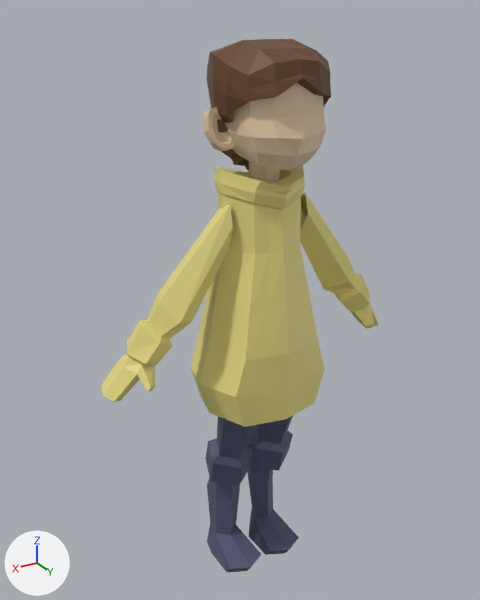
Two versions of the Blender file modelsBlender/Character.blend, one commit apart.
One viewpoint serves both versions: a 50 mm camera at (2.54, 4.03, 4.5) aimed at (0.09, -0.04, 2.47). Lighting does not change. The marker at lower left points along +X, +Y and +Z. The picture after the commit comes second.
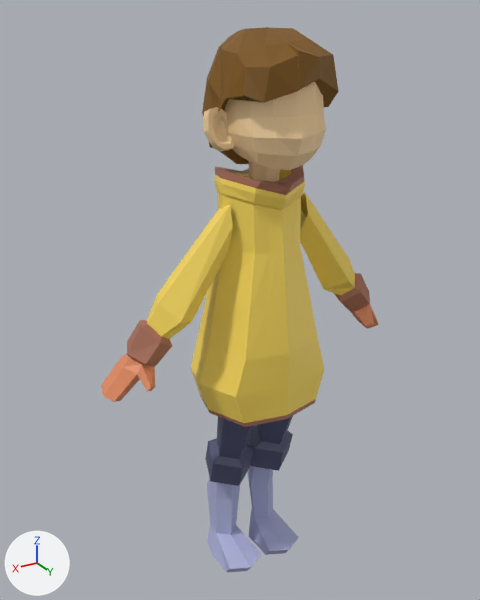
Changed parts and their boxes (x1, y1, x2, y2) in the pictures (480 x 600 px):
'Cube', recoloured: (191, 165, 324, 427) in both
'Cylindre.001', recoloured: (101, 193, 379, 402) in both
'Cylindre', recoloured (dark blue to blue): (207, 416, 299, 572) in both
'Cube.004', added: after (202, 27, 339, 164)
    faces in mat_cheveux (brown #7e5503): (202, 27, 339, 164)
'Cube.003', no longer drawn (brown): before (207, 39, 331, 170)
'Cube.001', recoloured: (228, 88, 326, 170) in both
'Cube.002', recoloured: (203, 107, 234, 151) in both
part 1 of me_cube, added: after (191, 190, 324, 427)
part 2 of me_cube, recoloured (yellow to brown): (215, 165, 304, 195) in both
part 3 of me_cylindre_002, recoloured (dark blue to blue): (207, 465, 299, 572) in both
part 4 of me_cylindre_003, recoloured: (127, 273, 370, 366) in both
part 5 of me_cylindre_003, recoloured: (101, 304, 379, 402) in both

Diff of the bpy script that builds the scene:
```diff
--- a/modelsBlender/Character.blend.py
+++ b/modelsBlender/Character.blend.py
@@ mat_material @@
 mat_material = principled_material('Material')
-mat_material.base_color = (0.801, 0.707, 0.23)  # yellow #e7db84
+mat_material.base_color = (1.0, 0.737, 0.114)  # yellow #ffdf5f
@@ mat_peau @@
 mat_peau = principled_material('Peau')
-mat_peau.base_color = (0.8, 0.613, 0.405)  # beige #e7cdab
+mat_peau.base_color = (1.0, 0.708, 0.38)  # beige #ffdba6
@@ mat_matériau @@
+mat_matériau = principled_material('Matériau')
+mat_matériau.base_color = (0.8, 0.276, 0.127)  # orange #e78f64
@@ mat_couleur_manteau @@
+mat_couleur_manteau = principled_material('couleur_manteau')
+mat_couleur_manteau.base_color = (0.415, 0.166, 0.104)  # brown #ac715b
@@ mat_boots @@
+mat_boots = principled_material('boots')
+mat_boots.base_color = (0.43, 0.455, 0.715)  # blue #afb4dc
@@ mat_cheveux @@
+mat_cheveux = principled_material('cheveux')
+mat_cheveux.base_color = (0.209, 0.09, 0.000907)  # brown #7e5503
@@ me_cube @@
 # used by ob_cube; location = (0.001, 0.124, 2.595); scale = (-0.377, -0.377, -0.377)
-me_cube.from_pydata(...)  # 119 vertices, 96 faces; spans x -1.44..0.0, y -1.0..1.0, z -2.5..2.53
+me_cube.from_pydata(...)  # 183 vertices, 153 faces; spans x -1.44..0.0, y -1.0..1.0, z -2.5..2.53
+# me_cube part 1: 64 vertices added at x -1.44..0.0, y -1.0..1.0, z -2.04..2.53
+# me_cube part 2: 12 faces spanning x -0.91..0.0, y -0.85..0.87, z -2.5..-2.09 switch from mat_material (yellow #e7db84) to mat_couleur_manteau (brown #ac715b)
@@ me_cylindre_002 @@
 me_cylindre_002.from_pydata(...)  # 56 vertices, 51 faces; spans x -1.17..1.17, y -2.7..1.11, z -9.13..1.15
 # used by ob_cylindre; location = (0.204, 0.163, 1.559); scale = (0.169, 0.169, 0.169)
+# me_cylindre_002 part 3: all 26 faces centred in x -0.88..0.87, y -2.54..0.55, z -9.13..-4.89 switch from mat_matériau_001 (dark blue #535573) to mat_boots (blue #afb4dc)
@@ me_cylindre_003 @@
 me_cylindre_003.from_pydata(...)  # 49 vertices, 45 faces; spans x -1.09..0.92, y -1.61..0.6, z -8.95..0.56
 # used by ob_cylindre_001; location = (0.279, 0.184, 3.165); rotation_euler = (0.0, -0.67, 0.0), in degrees (0, -38, 0); scale = (0.169, 0.169, 0.169)
+# me_cylindre_003 part 4: all 15 faces centred in x -0.62..0.68, y -1.28..0.02, z -6.86..-5.41 switch from mat_material (yellow #e7db84) to mat_couleur_manteau (brown #ac715b)
+# me_cylindre_003 part 5: all 20 faces centred in x -0.62..0.38, y -1.51..0.5, z -8.83..-6.92 switch from mat_material (yellow #e7db84) to mat_matériau (orange #e78f64)
@@ me_cube_003 @@
 # used by ob_cube_003; location = (0.001, 0.143, 3.883); scale = (0.366, 0.366, 0.366)
-me_cube_003.from_pydata(...)  # 59 vertices, 44 faces; spans x 0.0..1.13, y -1.22..1.14, z -1.09..1.29
+me_cube_003.from_pydata(...)  # 0 vertices, 0 faces; spans empty
+# me_cube_003 part 6: the whole mesh is rebuilt
 me_cube_003.materials.append(mat_matériau_002)
@@ me_cube_005 @@
+me_cube_005.from_pydata(...)  # 115 vertices, 91 faces, 7 loose edges; spans x -1.17..1.1, y -1.22..1.12, z -1.02..1.48
+# faces by material slot: [3, 88]
+me_cube_005.materials.append(mat_peau)  # beige #ffdba6
+me_cube_005.materials.append(mat_cheveux)  # brown #7e5503
@@ ob_cube_003 @@
 ob_cube_003.scale = (0.366, 0.366, 0.366)
-_m = ob_cube_003.modifiers.new('Miroir', 'MIRROR')
-_m.use_clip = True
 _m = ob_cube_003.modifiers.new('Solidifier', 'SOLIDIFY')
@@ ob_cube_004 @@
+ob_cube_004 = bpy.data.objects.new('Cube.004', me_cube_005)
+ob_cube_004.location = (0.001, 0.143, 3.883)
+ob_cube_004.scale = (0.366, 0.366, 0.366)
```
